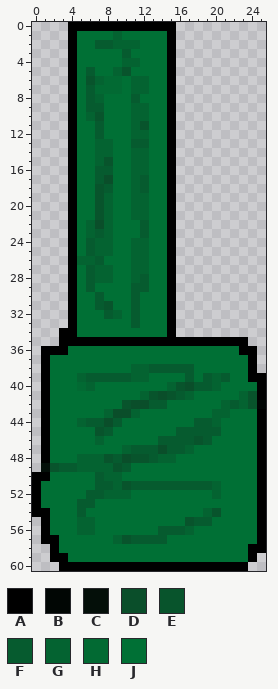
Edited in one commit: pixel-art sprite (android/assets/images/handle4.png). The picture above is the old version.
The file is 26x61 pixels. Colours within 5 levels of each other are drawn and written as one.
Palette (. is transparent): A #000000  B #010604  C #040f09  D #0a4e2a  E #08542c  F #065b2f  G #046331  H #026a33  J #007035
The same view after the edit:
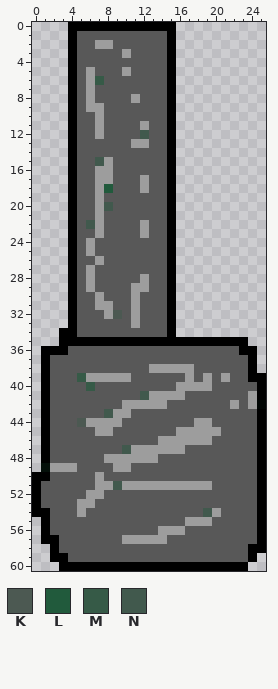
Colours new in this view: K #4c5952  L #215a3c  M #365a47  N #41594d
From old to new:
colour F: #065b2f -> #9d9d9d
colour J: #007035 -> #585858
y 1: x 9 G -> J
y 2: x 9..11 GGG -> JJJ
y 4: x 10..11 GG -> JJ
y 5: x 9..10 GE -> JF
y 6: x 6..9 EGHH -> FMJJ; x 11..12 GG -> JJ
y 7: x 7..9 HHH -> JJJ; x 11..12 GG -> JJ
y 8: x 7 G -> J
y 9: x 11..12 GG -> JJ
y 10: x 6..7 GE -> JF; x 11..12 GG -> JJ
y 11: x 11..12 GE -> JF
y 12: x 11..12 GG -> JN
y 13: x 7..8 GG -> JJ
y 14: x 7..8 GG -> JJ; x 11..12 GG -> JJ
y 15: x 7..8 GE -> NF; x 11..12 GG -> JJ
y 16: x 11..12 GG -> JJ
y 17: x 8 D -> F; x 11 G -> J
y 18: x 7..8 EF -> FL; x 11 G -> J
y 19: x 7..8 EG -> FJ; x 11..12 GG -> JJ
y 20: x 7..8 EG -> FN; x 11..12 GG -> JJ
y 21: x 7..8 EG -> FJ; x 11..12 GG -> JJ
y 22: x 6..8 GDG -> NFJ
y 23: x 6 G -> J; x 8 G -> J
y 24..25: x 7..8 GG -> JJ; x 11..12 GG -> JJ
y 26: x 5..6 GG -> JJ; x 11..12 GG -> JJ
y 27: x 7..8 GG -> JJ; x 11..12 GG -> JJ
y 28: x 7..8 GG -> JJ; x 11 G -> J
y 31: x 8 E -> F
y 32: x 9 G -> K
y 38: x 11..12 GG -> JJ
y 39: x 5 G -> M; x 11..12 GG -> JJ; x 20 G -> J
y 40: x 5..6 HG -> JM; x 15..17 GED -> JFF; x 20 G -> J
y 41: x 12..15 GEDE -> NFFF; x 17 G -> J; x 23..24 GE -> JF
y 42: x 10..12 EDD -> FFF; x 21 G -> J; x 23..24 GE -> JF
y 43: x 8..11 GDDG -> NFFJ; x 20..21 GG -> JJ
y 44: x 5 G -> K; x 8 D -> F; x 20 G -> J
y 45: x 7 E -> F
y 46: x 7 G -> J; x 18 E -> F
y 47: x 10 G -> N; x 14 D -> F; x 17 G -> J
y 48: x 5..8 GGGE -> JJJF; x 10..12 DEE -> FFF; x 14..15 GG -> JJ
y 49: x 2 E -> F; x 5..9 GGGGE -> JJJJF
y 50: x 8..9 GG -> JJ
y 51: x 9..10 GE -> NF; x 20 G -> J
y 52: x 8..10 GGG -> JJJ; x 20 G -> J
y 54: x 19..20 GE -> NF
y 55: x 5..6 GG -> JJ; x 17 E -> F
y 56: x 5..6 GG -> JJ; x 17 G -> J
y 57: x 9..10 GE -> JF
Changed places in both pictures, as pixel boxes (x1, y1, x2, y2):
changed: (41, 31, 257, 562)
